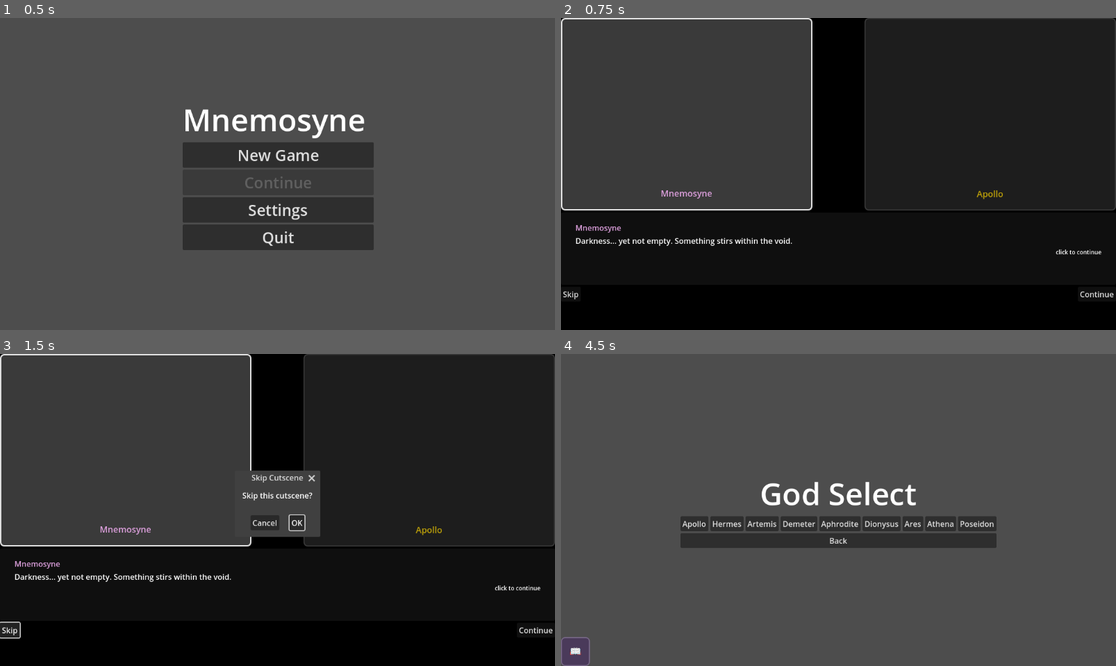
Above: before the commit, frames 1-4 (two rows, left to right).
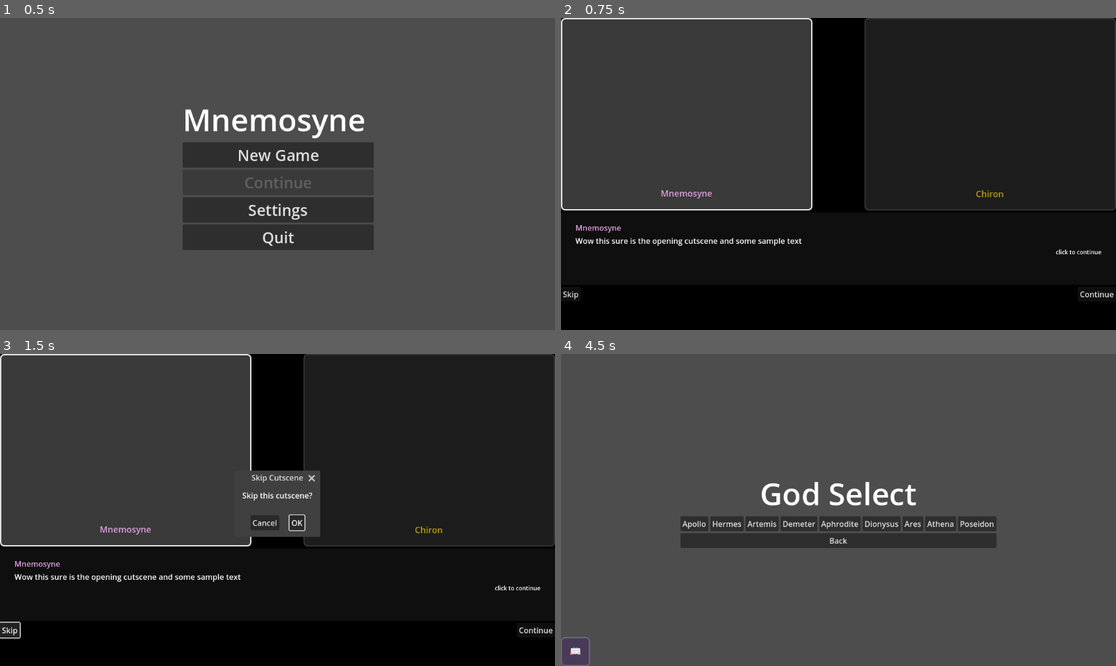
Above: after the commit, the same moments.

Repository: leslieharding/Mnemosyne
Game: Godot game, scene res://Scenes/MainMenu.tscn
Same seed, same stepped clock (60 frames per second), same inputs: the game is played once before the commit and once after it.
Inputs:
- Up to frame 1 (0.5 s): no input
- Up to frame 2 (0.75 s): click "New Game" at 0.5 s
- Up to frame 3 (1.5 s): click "Skip" at 1.25 s
- Up to frame 4 (4.5 s): click "Skip" at 2 s; click "Continue" at 2.75 s; click "Continue" at 3.5 s; click "OK" at 4.25 s

Frame 1 is identical in both runs. In frame 2, 0.6% of the frame differs, in the area x 2-80%, y 55-74%; in frame 3, 0.6%; in frame 4, nothing differs.

Commit message:
Update cutscene_manager.gd

Diff:
--- a/Scripts/cutscene_manager.gd
+++ b/Scripts/cutscene_manager.gd
@@ -26,19 +26,22 @@
 	var mnemosyne = Character.new("Mnemosyne", Color("#DDA0DD"), null, "left")
 
 	# Create Apollo character
+	var chiron = Character.new("Chiron", Color("#FFD700"), null, "right")
+
+	# Create Apollo character
 	var apollo = Character.new("Apollo", Color("#FFD700"), null, "right")
 
 	# NEW: Opening awakening cutscene
 	var opening_lines: Array[DialogueLine] = []
-	opening_lines.append(DialogueLine.new("Mnemosyne", "Darkness... yet not empty. Something stirs within the void."))
-	opening_lines.append(DialogueLine.new("Mnemosyne", "Fragments. Echoes. Memories that are not my own."))
-	opening_lines.append(DialogueLine.new("Apollo", "She awakens at last. The titaness of memory begins to stir."))
-	opening_lines.append(DialogueLine.new("Mnemosyne", "Who... speaks? Your voice carries light I do not understand."))
-	opening_lines.append(DialogueLine.new("Apollo", "I am Apollo, god of prophecy and light. Through divine conflict, you shall remember your purpose."))
-	opening_lines.append(DialogueLine.new("Mnemosyne", "My purpose? I feel... the weight of infinite battles calling to me."))
-	opening_lines.append(DialogueLine.new("Apollo", "Choose your patron, awakening one. Through their power, you shall forge new memories and reclaim what was lost."))
+	opening_lines.append(DialogueLine.new("Mnemosyne", "Wow this sure is the opening cutscene and some sample text"))
+	opening_lines.append(DialogueLine.new("Mnemosyne", "And this is the second line of it."))
+	opening_lines.append(DialogueLine.new("Chiron", "Im the other character in this scene LMAO"))
+	opening_lines.append(DialogueLine.new("Mnemosyne", "Hey thats pretty cool."))
+	opening_lines.append(DialogueLine.new("Chiron", "We really are just reusing the same code"))
+	opening_lines.append(DialogueLine.new("Mnemosyne", "Yeah but its the first time I've got it to work you know"))
+	opening_lines.append(DialogueLine.new("Chiron", "Good for you I guess"))
 
-	var opening_cutscene = CutsceneData.new("opening_awakening", [mnemosyne, apollo], opening_lines)
+	var opening_cutscene = CutsceneData.new("opening_awakening", [mnemosyne, chiron], opening_lines)
 	cutscenes["opening_awakening"] = opening_cutscene
 
 	# Sample awakening cutscene (existing)
@@ -49,7 +52,7 @@
 	awakening_lines.append(DialogueLine.new("Apollo", "They are mine, and those of countless others. You are becoming the keeper of all memory."))
 	awakening_lines.append(DialogueLine.new("Mnemosyne", "The weight of infinite battles... I begin to understand my purpose."))
 
-	var awakening_cutscene = CutsceneData.new("mnemosyne_awakening", [mnemosyne, apollo], awakening_lines)
+	var awakening_cutscene = CutsceneData.new("mnemosyne_awakening", [mnemosyne, chiron], awakening_lines)
 	cutscenes["mnemosyne_awakening"] = awakening_cutscene
 
 	# Sample boss encounter cutscene (existing)
@@ -58,7 +61,7 @@
 	boss_lines.append(DialogueLine.new("Apollo", "The final guardian has been watching, learning your patterns."))
 	boss_lines.append(DialogueLine.new("Mnemosyne", "Then I must transcend prediction itself. Memory is more than pattern."))
 
-	var boss_cutscene = CutsceneData.new("boss_encounter", [mnemosyne, apollo], boss_lines)
+	var boss_cutscene = CutsceneData.new("boss_encounter", [mnemosyne, chiron], boss_lines)
 	cutscenes["boss_encounter"] = boss_cutscene
 
 	print("Loaded ", cutscenes.size(), " cutscenes")
